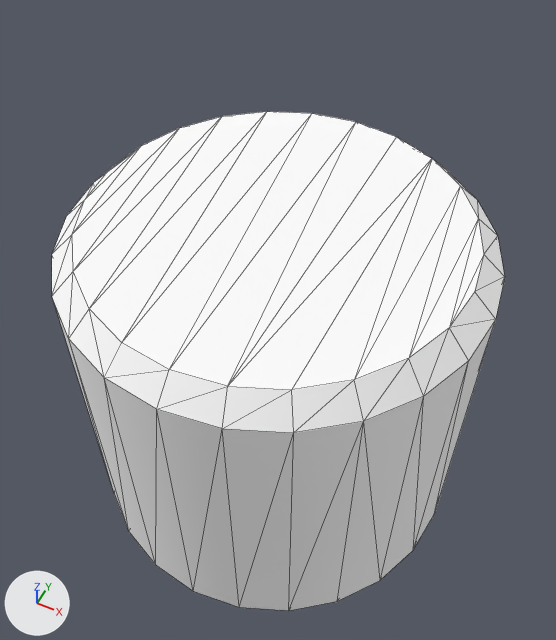
A saved change to the COLLADA model models/pedestal/meshes/pedestal.dae.
Camera for both pictures: a 50 mm lens placed at (0.0516, -0.1028, 0.1809), pointed at (-0.0004, 0.0011, 0.051). The lights are fixed; the arrows at lower left show +X, +Y and +Z. Mesh edges are drawn as thin lines. Where no turn or scale is listed for an object, it has been applied to the vertices.

The first picture shows 'pedestool'.
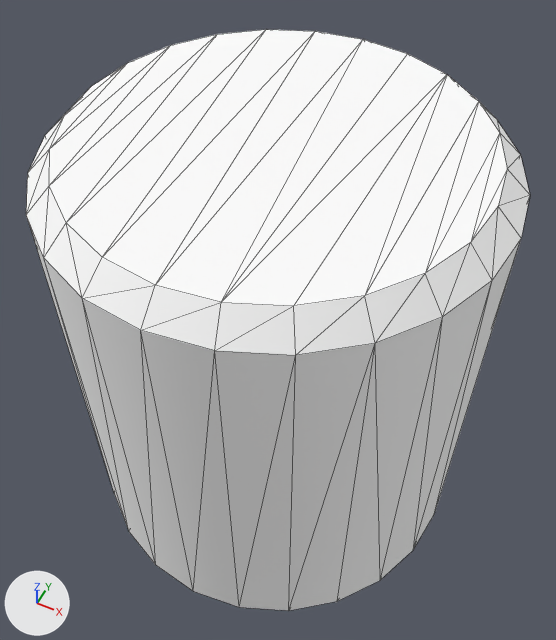
Where the change shows, as pixel boxes [x1, y1, x2, y2] in the pictures (556 x 640 px):
```json
{"object": "pedestool", "change": "reshaped", "before": [52, 111, 505, 611], "after": [26, 30, 530, 611], "on screen": "11% wider, 16% taller"}
```

Edits to the scene script, one JSON object a line:
```json
{"block": "me_pedestool", "where": "me_pedestool.from_pydata(...)  # 72 vertices, 140 faces; spans x -0.005..0.085, y -0.005..0.085, z 0.0..0.08"}
{"block": "me_pedestool", "where": "# used by ob_pedestool; location = (-0.04, -0.04, 0.0)"}
{"block": "me_pedestool", "change": "me_pedestool part 1: all 48 vertices in x -0.005..0.085, y -0.005..0.085, z 0.075..0.08 are moved by (0.0, 0.0, 0.02)"}
```
